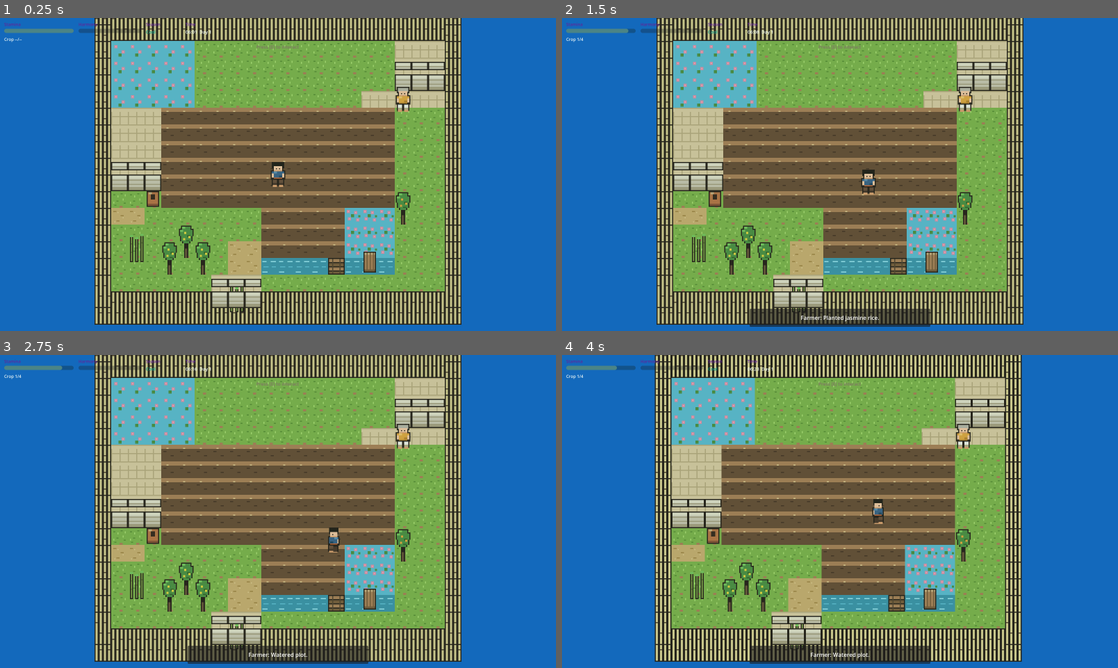
Above: before the commit, frames 1-4 (two rows, left to right).
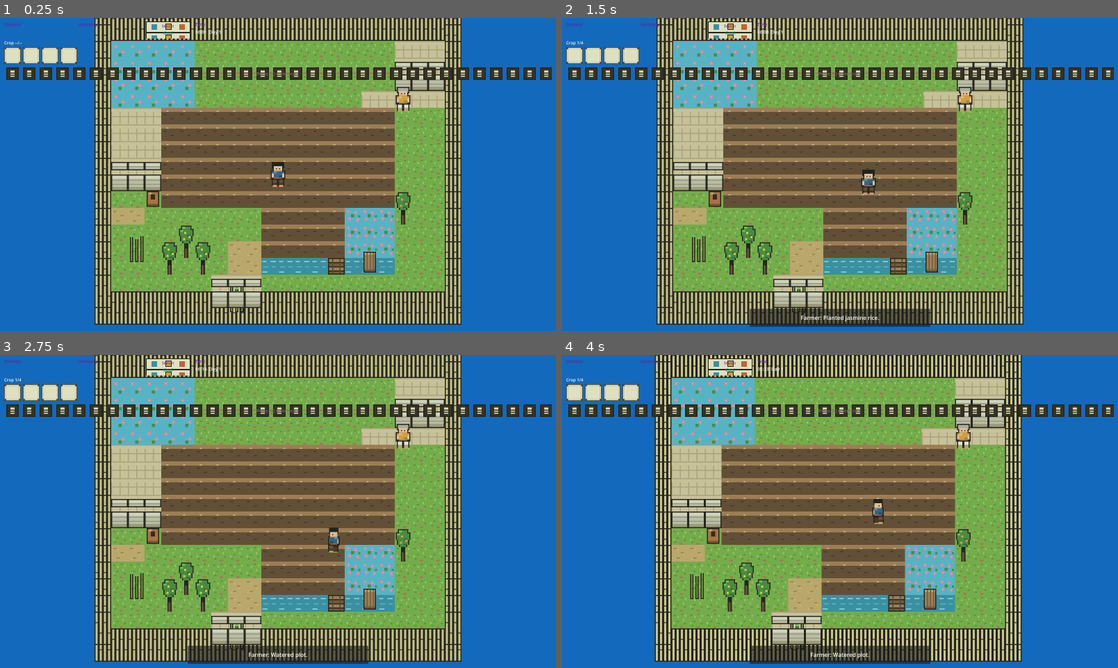
Above: after the commit, the same moments.

Repository: GRITui/slowlife-simulator
Game: Godot game, scene res://scenes/core/Main.tscn
Same seed, same stepped clock (60 frames per second), same inputs: the game is played once before the commit and once after it.
Inputs:
- Up to frame 1 (0.25 s): no input
- Up to frame 2 (1.5 s): tap E (interact) at 0.5, 1.35 s; hold Right (move_right) 0.53-1.28 s; hold E (interact) 0.53-1.28 s; hold Down (move_down) from 1.28 s (still down)
- Up to frame 3 (2.75 s): tap E (interact) at 2 s; release Down (move_down) at 2.03 s; hold Right (move_right) from 2.03 s (still down); hold E (interact) from 2.03 s (still down)
- Up to frame 4 (4 s): release Right (move_right) at 2.78 s; release E (interact) at 2.78 s; hold Up (move_up) 2.78-3.53 s; tap E (interact) at 2.85, 3.5 s; hold Left (move_left) from 3.53 s (still down); hold E (interact) from 3.53 s (still down)

The runs differ from the first frame. In frame 1, 4.3% of the frame differs, in the area x 0-100%, y 1-20%; in frame 2, 4.4%; in frame 3, 4.3%; in frame 4, 4.3%.

Commit message:
feat(ui): TASK-015 wire redesigned UI art into HUD.tscn (visual swap)
- Replace plain ProgressBar/Label HUD with 16-color redesigned textures: energy_bar/harmony_bar 128x28 TextureProgressBar (under/progress), season_display 128x32 behind SeasonBox, action_prompt 48x48 behind PromptLabel, inventory_slot 48x48 x4 row
- HUD.gd: TextureProgressBar tint_progress for stamina/harmony, path fix for SeasonLabel via SeasonVBox, keep SignalBus wiring (stamina_changed/harmony/season/minute/crop) and mobile 0.8 scaling
- Visual only, no logic change; palette Hybrid A/B intact

Verification: godot --headless --path . --editor --quit -> [ DONE ] 84 steps, zero errors. HUD anchors + CanvasLayer intact.

Refs: backlog TASK-015, issue #25, gap from PR#19 review.

Diff:
--- a/scenes/ui/HUD.gd
+++ b/scenes/ui/HUD.gd
@@ -10,11 +10,12 @@
 		is_mobile = v
 		_apply_scale()
 
-@onready var stamina_bar: ProgressBar = $Margin/Root/HBox/StaminaBox/StaminaBar if has_node("Margin/Root/HBox/StaminaBox/StaminaBar") else null
-@onready var harmony_bar: ProgressBar = $Margin/Root/HBox/HarmonyBox/HarmonyBar if has_node("Margin/Root/HBox/HarmonyBox/HarmonyBar") else null
-@onready var season_label: Label = $Margin/Root/HBox/SeasonBox/SeasonLabel if has_node("Margin/Root/HBox/SeasonBox/SeasonLabel") else null
+@onready var stamina_bar: TextureProgressBar = $Margin/Root/HBox/StaminaBox/StaminaBar if has_node("Margin/Root/HBox/StaminaBox/StaminaBar") else null
+@onready var harmony_bar: TextureProgressBar = $Margin/Root/HBox/HarmonyBox/HarmonyBar if has_node("Margin/Root/HBox/HarmonyBox/HarmonyBar") else null
+@onready var season_label: Label = $Margin/Root/HBox/SeasonBox/SeasonVBox/SeasonLabel if has_node("Margin/Root/HBox/SeasonBox/SeasonVBox/SeasonLabel") else null
 @onready var time_label: Label = $Margin/Root/HBox/TimeBox/TimeLabel if has_node("Margin/Root/HBox/TimeBox/TimeLabel") else null
 @onready var crop_label: Label = $Margin/Root/CropProgress/CropLabel if has_node("Margin/Root/CropProgress/CropLabel") else null
+@onready var prompt_label: Label = $Margin/Root/ActionPrompt/PromptLabel if has_node("Margin/Root/ActionPrompt/PromptLabel") else null
 
 var _max_stamina: float = 100.0
 var _max_harmony: int = 100
@@ -45,21 +46,21 @@
 	if stamina_bar:
 		stamina_bar.max_value = max_v
 		stamina_bar.value = cur
-		# color via modulate: green->yellow->red
+		# TextureProgressBar tint_progress drives fill color; keep modulate for fallback
 		var t: float = cur / max(max_v, 1.0)
 		if t > 0.5:
-			stamina_bar.modulate = Color(0.68, 0.83, 0.5) # Pandan-ish
+			stamina_bar.tint_progress = Color(0.68, 0.83, 0.5) # Pandan-ish
 		elif t > 0.25:
-			stamina_bar.modulate = Color(0.99, 0.84, 0.2) # Jasmine
+			stamina_bar.tint_progress = Color(0.99, 0.84, 0.2) # Jasmine
 		else:
-			stamina_bar.modulate = Color(0.95, 0.56, 0.69) # Lotus
+			stamina_bar.tint_progress = Color(0.95, 0.56, 0.69) # Lotus
 
 func _on_harmony_changed(v: int) -> void:
 	if harmony_bar:
 		harmony_bar.max_value = _max_harmony
 		harmony_bar.value = v
 	if harmony_bar:
-		harmony_bar.modulate = Color(0.95, 0.56, 0.69) # Lotus Pink harmony
+		harmony_bar.tint_progress = Color(0.95, 0.56, 0.69) # Lotus Pink harmony
 
 func _on_season_changed(s: String) -> void:
 	if season_label:
--- a/scenes/ui/HUD.tscn
+++ b/scenes/ui/HUD.tscn
@@ -1,6 +1,11 @@
-[gd_scene load_steps=2 format=3 uid="uid://hud000001"]
+[gd_scene load_steps=7 format=3 uid="uid://hud000001"]
 
 [ext_resource type="Script" path="res://scenes/ui/HUD.gd" id="1_hud"]
+[ext_resource type="Texture2D" path="res://assets/ui/energy_bar.png" id="2_energy"]
+[ext_resource type="Texture2D" path="res://assets/ui/harmony_bar.png" id="3_harmony"]
+[ext_resource type="Texture2D" path="res://assets/ui/season_display.png" id="4_season"]
+[ext_resource type="Texture2D" path="res://assets/ui/action_prompt.png" id="5_prompt"]
+[ext_resource type="Texture2D" path="res://assets/ui/inventory_slot.png" id="6_slot"]
 
 [node name="HUD" type="CanvasLayer"]
 script = ExtResource("1_hud")
@@ -21,6 +26,7 @@
 theme_override_constants/margin_bottom = 0
 
 [node name="Root" type="VBoxContainer" parent="Margin"]
+alignment = 0
 
 [node name="HBox" type="HBoxContainer" parent="Margin/Root"]
 layout_mode = 2
@@ -36,12 +42,19 @@
 theme_override_colors/font_color = Color(0.41568628, 0.105882354, 0.6039216, 1)
 theme_override_font_sizes/font_size = 12
 
-[node name="StaminaBar" type="ProgressBar" parent="Margin/Root/HBox/StaminaBox"]
-custom_minimum_size = Vector2(200, 12)
+[node name="StaminaBar" type="TextureProgressBar" parent="Margin/Root/HBox/StaminaBox"]
+custom_minimum_size = Vector2(128, 28)
 layout_mode = 2
 max_value = 100.0
 value = 100.0
 show_percentage = false
+under_texture = ExtResource("2_energy")
+progress_texture = ExtResource("2_energy")
+tint_under = Color(1, 1, 1, 1)
+tint_progress = Color(0.68, 0.83, 0.5, 1)
+tint_over = Color(1, 1, 1, 1)
+fill_mode = 1
+nine_patch_stretch = false
 
 [node name="HarmonyBox" type="VBoxContainer" parent="Margin/Root/HBox"]
 custom_minimum_size = Vector2(180, 0)
@@ -53,25 +66,52 @@
 theme_override_colors/font_color = Color(0.41568628, 0.105882354, 0.6039216, 1)
 theme_override_font_sizes/font_size = 12
 
-[node name="HarmonyBar" type="ProgressBar" parent="Margin/Root/HBox/HarmonyBox"]
-custom_minimum_size = Vector2(180, 12)
+[node name="HarmonyBar" type="TextureProgressBar" parent="Margin/Root/HBox/HarmonyBox"]
+custom_minimum_size = Vector2(128, 28)
 layout_mode = 2
 max_value = 100.0
 value = 0.0
 show_percentage = false
+under_texture = ExtResource("3_harmony")
+progress_texture = ExtResource("3_harmony")
+tint_under = Color(1, 1, 1, 1)
+tint_progress = Color(0.95, 0.56, 0.69, 1)
+fill_mode = 1
 
-[node name="SeasonBox" type="VBoxContainer" parent="Margin/Root/HBox"]
-custom_minimum_size = Vector2(100, 0)
+[node name="SeasonBox" type="Control" parent="Margin/Root/HBox"]
+custom_minimum_size = Vector2(128, 42)
 layout_mode = 2
 
-[node name="SeasonLabelLabel" type="Label" parent="Margin/Root/HBox/SeasonBox"]
+[node name="SeasonBg" type="TextureRect" parent="Margin/Root/HBox/SeasonBox"]
+layout_mode = 1
+anchors_preset = 15
+anchor_right = 1.0
+anchor_bottom = 1.0
+grow_horizontal = 2
+grow_vertical = 2
+texture = ExtResource("4_season")
+stretch_mode = 1
+expand_mode = 0
+
+[node name="SeasonVBox" type="VBoxContainer" parent="Margin/Root/HBox/SeasonBox"]
+layout_mode = 1
+anchors_preset = 15
+anchor_right = 1.0
+anchor_bottom = 1.0
+grow_horizontal = 2
+grow_vertical = 2
+alignment = 1
+
+[node name="SeasonLabelLabel" type="Label" parent="Margin/Root/HBox/SeasonBox/SeasonVBox"]
 layout_mode = 2
+horizontal_alignment = 1
 text = "Season"
 theme_override_colors/font_color = Color(0.41568628, 0.105882354, 0.6039216, 1)
-theme_override_font_sizes/font_size = 12
+theme_override_font_sizes/font_size = 10
 
-[node name="SeasonLabel" type="Label" parent="Margin/Root/HBox/SeasonBox"]
+[node name="SeasonLabel" type="Label" parent="Margin/Root/HBox/SeasonBox/SeasonVBox"]
 layout_mode = 2
+horizontal_alignment = 1
 text = "Cool"
 theme_override_font_sizes/font_size = 13
 
@@ -100,10 +140,58 @@
 text = "Crop --/--"
 theme_override_font_sizes/font_size = 12
 
-[node name="ActionPrompt" type="Label" parent="Margin/Root"]
-custom_minimum_size = Vector2(200, 32)
+[node name="InventoryRow" type="HBoxContainer" parent="Margin/Root"]
 layout_mode = 2
+theme_override_constants/separation = 6
+alignment = 0
+
+[node name="Slot1" type="TextureRect" parent="Margin/Root/InventoryRow"]
+custom_minimum_size = Vector2(48, 48)
+layout_mode = 2
+texture = ExtResource("6_slot")
+stretch_mode = 1
+
+[node name="Slot2" type="TextureRect" parent="Margin/Root/InventoryRow"]
+custom_minimum_size = Vector2(48, 48)
+layout_mode = 2
+texture = ExtResource("6_slot")
+stretch_mode = 1
+
+[node name="Slot3" type="TextureRect" parent="Margin/Root/InventoryRow"]
+custom_minimum_size = Vector2(48, 48)
+layout_mode = 2
+texture = ExtResource("6_slot")
+stretch_mode = 1
+
+[node name="Slot4" type="TextureRect" parent="Margin/Root/InventoryRow"]
+custom_minimum_size = Vector2(48, 48)
+layout_mode = 2
+texture = ExtResource("6_slot")
+stretch_mode = 1
+
+[node name="ActionPrompt" type="Control" parent="Margin/Root"]
+custom_minimum_size = Vector2(240, 48)
+layout_mode = 2
+
+[node name="PromptBg" type="TextureRect" parent="Margin/Root/ActionPrompt"]
+layout_mode = 1
+anchors_preset = 15
+anchor_right = 1.0
+anchor_bottom = 1.0
+grow_horizontal = 2
+grow_vertical = 2
+texture = ExtResource("5_prompt")
+stretch_mode = 1
+
+[node name="PromptLabel" type="Label" parent="Margin/Root/ActionPrompt"]
+layout_mode = 1
+anchors_preset = 15
+anchor_right = 1.0
+anchor_bottom = 1.0
+grow_horizontal = 2
+grow_vertical = 2
 horizontal_alignment = 1
+vertical_alignment = 1
 text = "Press [E] to interact"
 theme_override_colors/font_color = Color(0.54901963, 0.43137255, 0.3882353, 1)
 theme_override_font_sizes/font_size = 13
